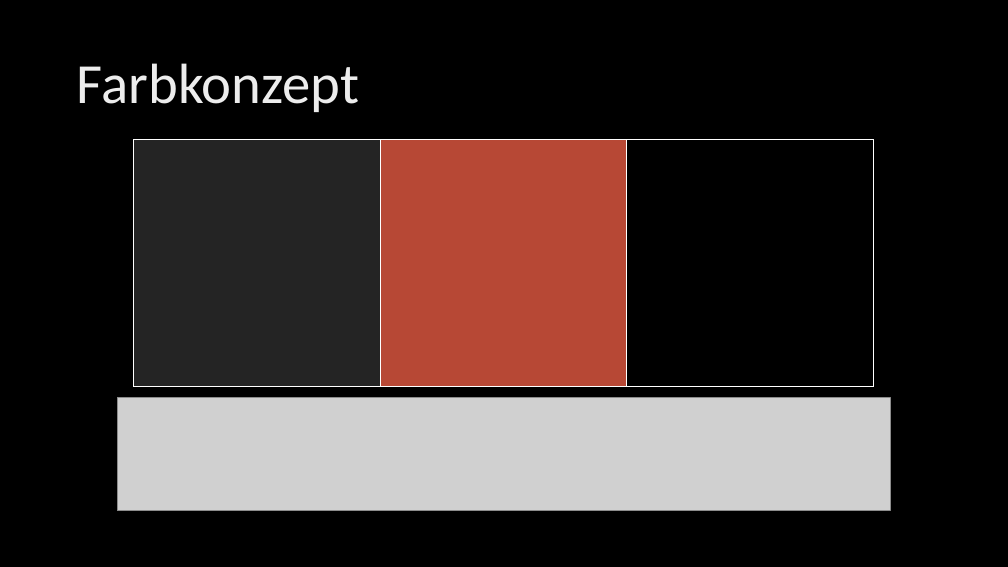
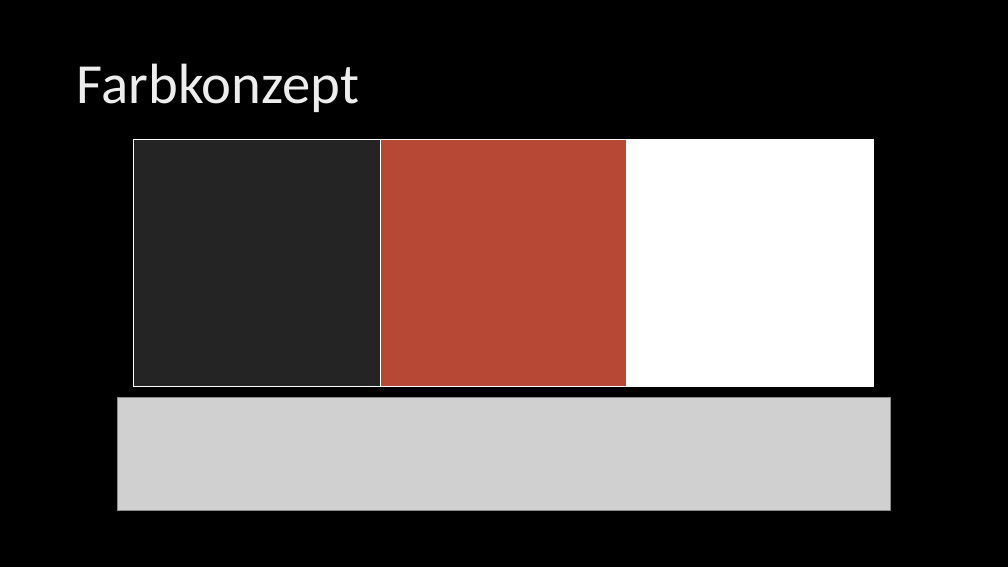
Before and after one commit to zioerjens/School_GIBB, a slide deck: slide 3 of m152_presentation.pptx. Drawn at 1008x567 pixels with LibreOffice and Linux fonts; fonts in the diff are those of the drawing; grey boxes stand for pictures; background and template pictures are left out. Boxes give left, top, right and bottom in pixels: in the first picture for what was removed or moved away, otherwise in the second. Text is boxed around its words. In the diff, an @@ line names an element or a change of style, - is before the commit and + after.

```diff
--- a/m152_presentation.pptx
+++ b/m152_presentation.pptx
@@ rectangle at [627, 140, 873, 386]: fill #000000 to #FFFFFF @@
```
Also in this commit, not shown: 4 other slides changed, 1 other file.
